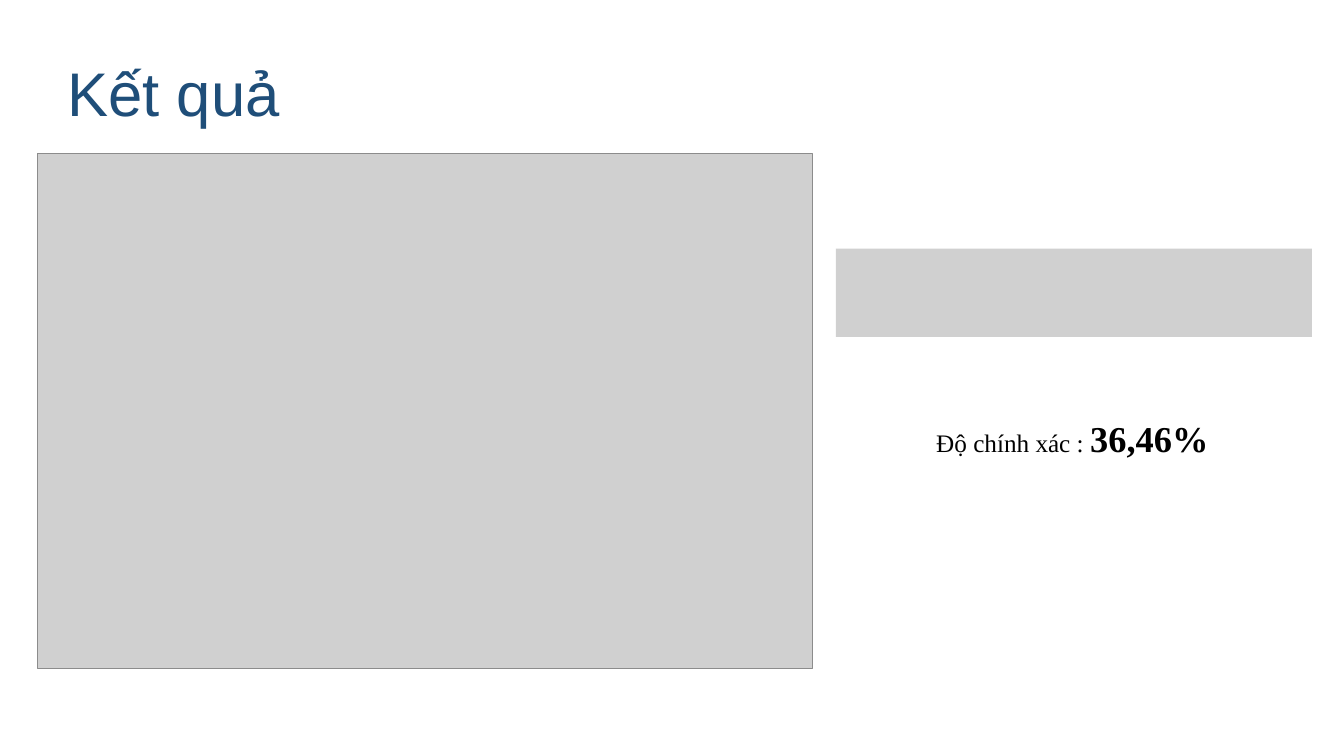
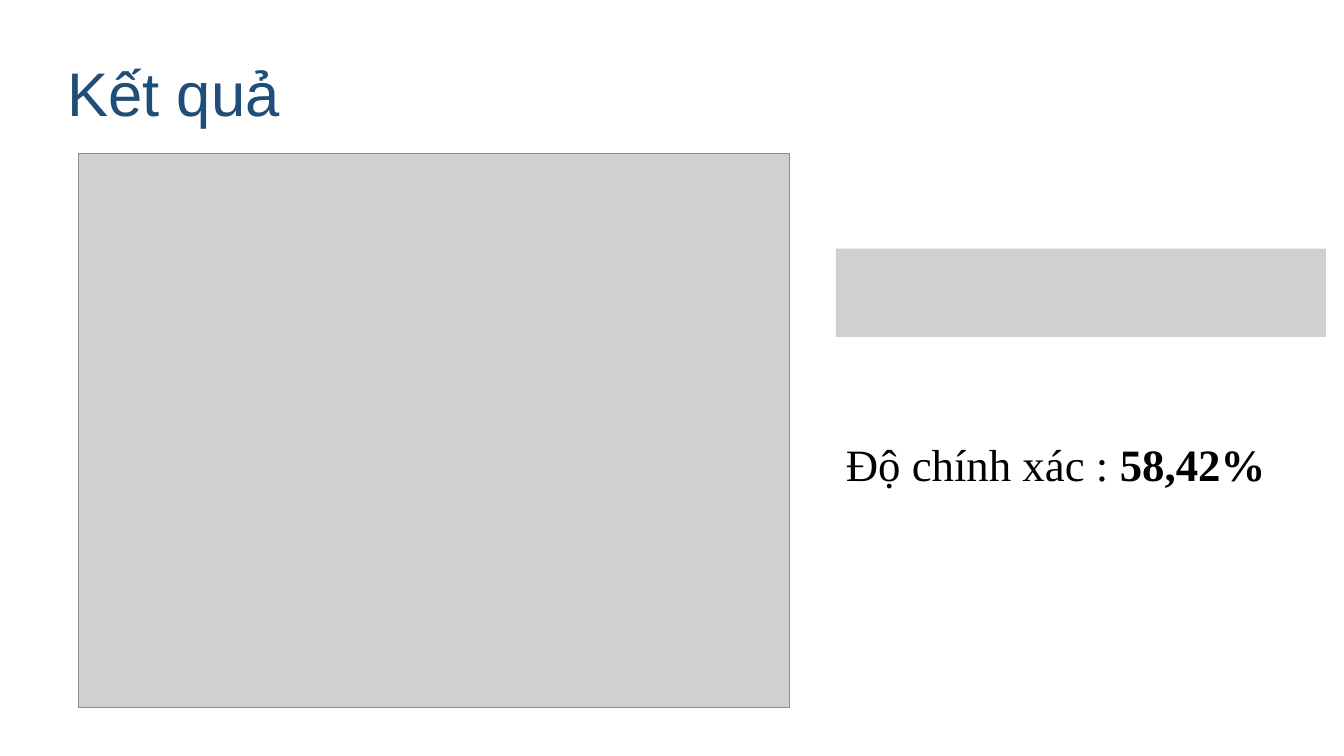
Before and after one commit to izzeroone/gold-prediction, a slide deck: slide 10 of slide.pptx (slide 9 before the commit). Drawn at 1344x756 pixels with LibreOffice and Linux fonts; fonts in the diff are those of the drawing; grey boxes stand for pictures. Boxes give left, top, right and bottom in pixels: in the first picture for what was removed or moved away, otherwise in the second. Text is boxed around its words. In the diff, an @@ line names an element or a change of style, - is before the commit and + after.

```diff
--- a/slide.pptx
+++ b/slide.pptx
@@ picture: place and size @@
-picture at [37,153,813,668]
+picture at [79,153,790,708]
@@ picture: place and size @@
-picture at [836,249,1312,338]
+picture at [836,249,1326,338]
@@ text at [846,449,1266,489]: text changed; size 18 to 32 pt @@
-Độ chính xác : 36,46%
+Độ chính xác : 58,42%
```
Also in this commit, not shown: 4 other slides changed, 1 slide added, 9 other files.
